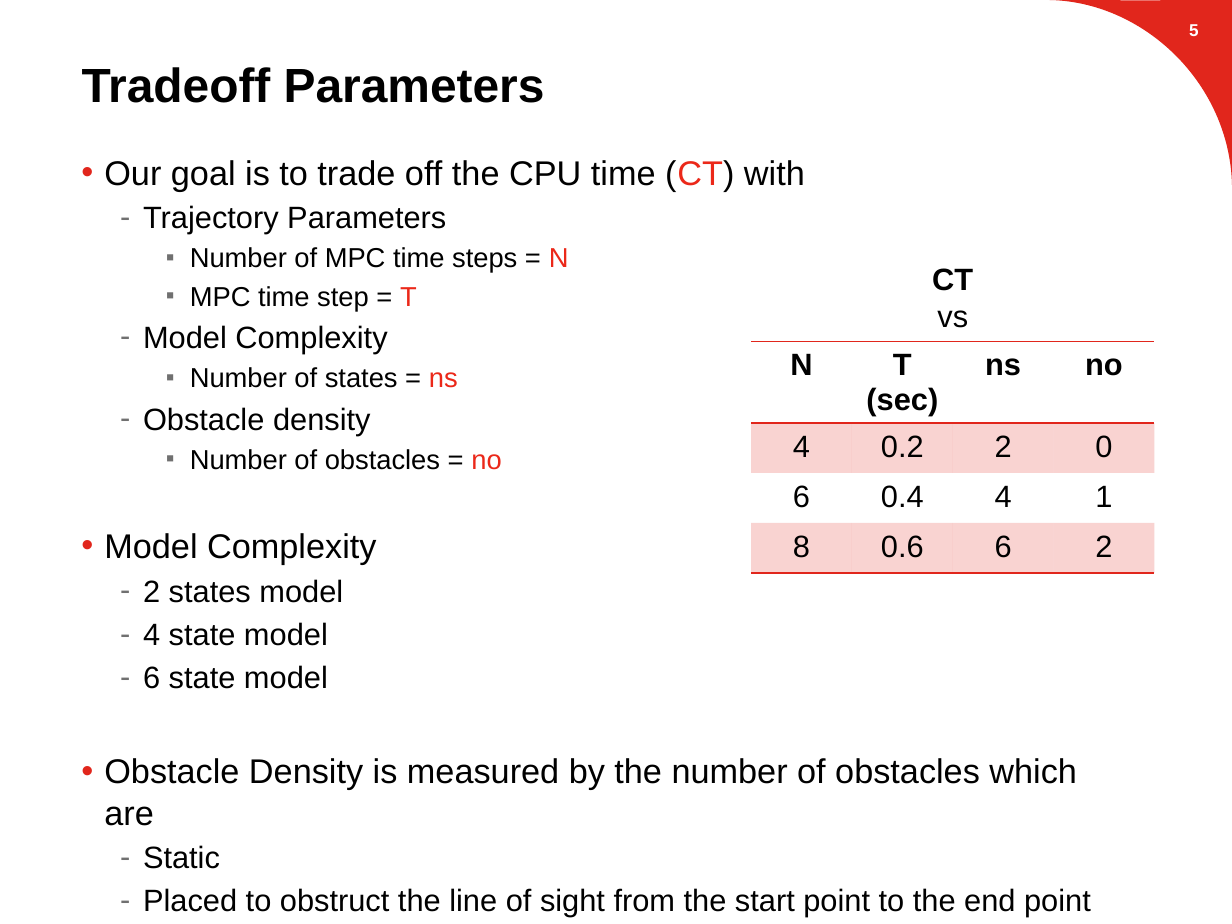
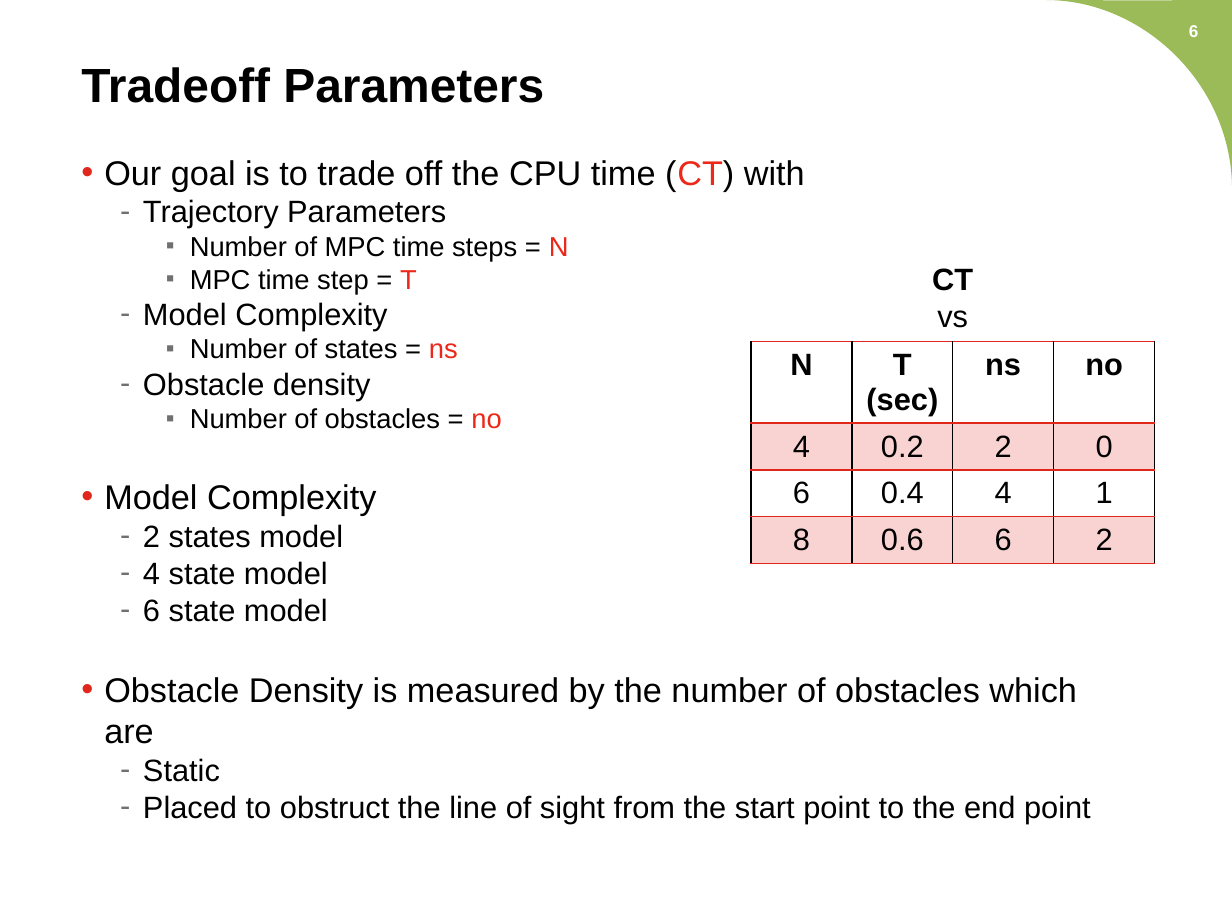
Before and after one commit to suvoganguli/GIG-MPC-Laplacian, a slide deck: slide 6 of 2D Results.pptx. Drawn at 1232x924 pixels with LibreOffice and Linux fonts; fonts in the diff are those of the drawing; background and template pictures are left out. Boxes give left, top, right and bottom in pixels: in the first picture for what was removed or moved away, otherwise in the second. Text is boxed around its words. In the diff, an @@ line names an element or a change of style, - is before the commit and + after.

```diff
--- a/2D Results.pptx
+++ b/2D Results.pptx
@@ freeform shape at <box>1047,0,1232,185</box>: fill #E1261C to #9BBB59 @@
@@ page number at <box>1189,25,1199,37</box>: text changed @@
-5
+6
@@ text "Our goal is to trade ..." at <box>104,160,1091,823</box>: less space between paragraphs @@
@@ table at <box>752,341,1156,555</box> @@
@@ borders changed @@
```
Also in this commit, not shown: 20 other slides changed, 25 other files.
